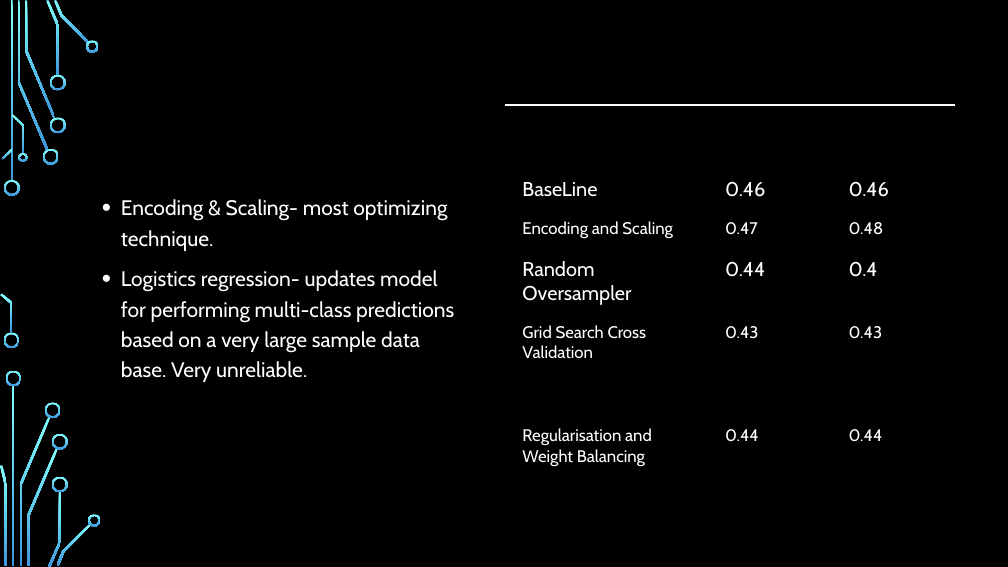
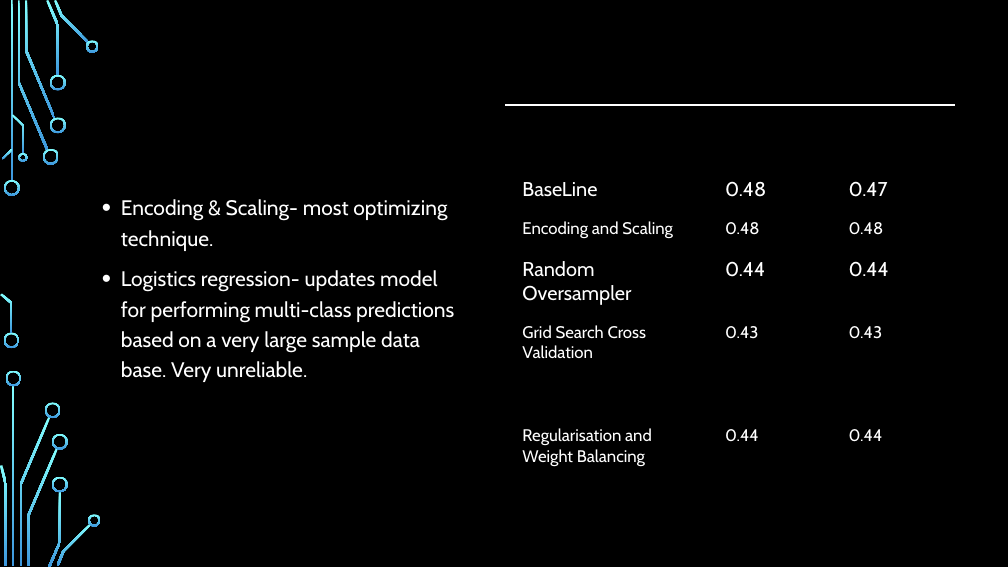
Before and after one commit to DanielHughes1580/Project_4_Group_5, a slide deck: slide 17 of Presentation.pptx. Drawn at 1008x567 pixels with LibreOffice and Linux fonts; fonts in the diff are those of the drawing; background and template pictures are left out. Boxes give left, top, right and bottom in pixels: in the first picture for what was removed or moved away, otherwise in the second. Text is boxed around its words. In the diff, an @@ line names an element or a change of style, - is before the commit and + after.

```diff
--- a/Presentation.pptx
+++ b/Presentation.pptx
@@ table at (505,105,954,473) @@
-row 2, column 2: 0.46
+row 2, column 2: 0.48
-row 2, column 3: 0.46
+row 2, column 3: 0.47
-row 3, column 2: 0.47
+row 3, column 2: 0.48
-row 4, column 3: 0.4
+row 4, column 3: 0.44
```
Also in this commit, not shown: 1 other slide changed, 3 other files.
